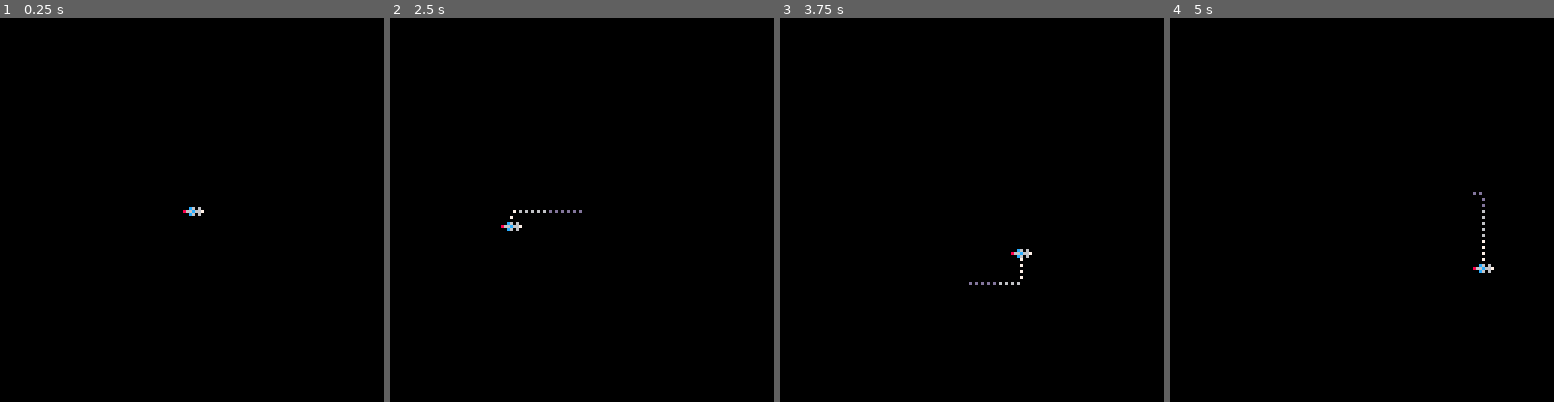
Above: before the commit, frames 1-4 (left to right).
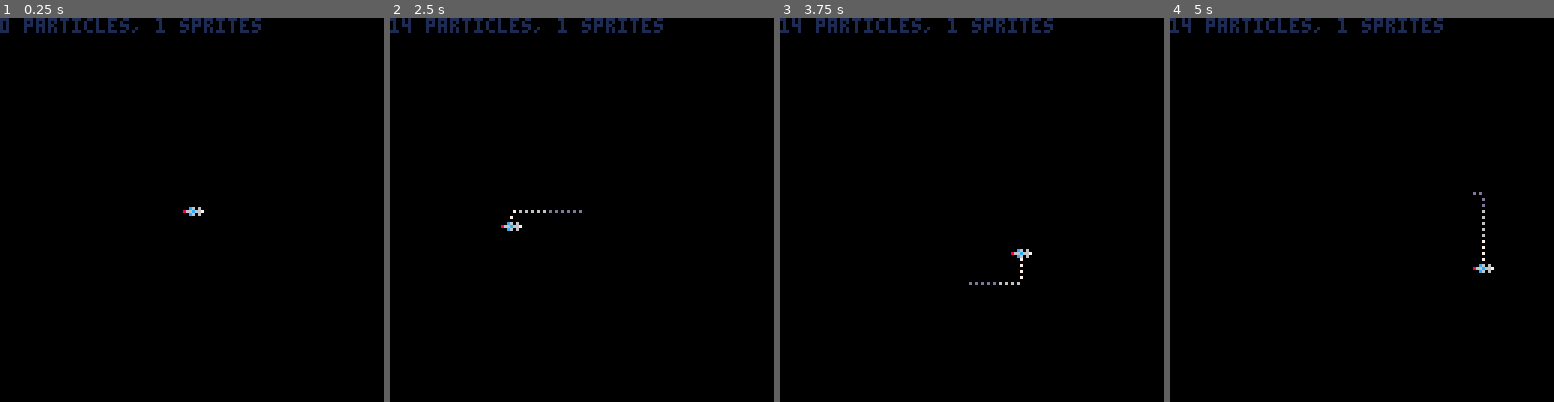
Above: after the commit, the same moments.

Repository: hlship/pico-8
Game: PICO-8 cartridge escape-clause.p8
Same seed, same stepped clock (60 frames per second), same inputs: the game is played once before the commit and once after it.
Inputs:
- Up to frame 1 (0.25 s): no input
- Up to frame 2 (2.5 s): hold Left 1.97-2.37 s; hold Down from 2.42 s (still down)
- Up to frame 3 (3.75 s): release Down at 2.82 s; hold Right 2.87-3.53 s; hold Up from 3.58 s (still down)
- Up to frame 4 (5 s): release Up at 4.08 s; hold Right 4.13-4.53 s; hold Down from 4.58 s (still down)

The runs differ from the first frame. In frame 1, 1.0% of the frame differs, in the area x 0-68%, y 0-4%; in frame 2, 1.1%, in the area x 0-72%, y 0-4%; in frame 3, 1.1%; in frame 4, 1.1%.

Commit message:
Use metatables

Diff:
--- a/escape-clause.p8
+++ b/escape-clause.p8
@@ -2,7 +2,49 @@
 version 18
 __lua__
 
+-- rather than worry about z-order, we just have different tables
+-- and set render order in code
+
 particles = {}
+sprites = {}
+
+particle = {}
+particle.__index=particle
+
+function particle:new(x, y)
+    return setmetatable({x=x, y=y, age=0}, self)
+end
+
+-- update methods return true if alive, false if dead
+
+function particle:update()
+    if (self.age > 30) return false
+
+    self.age +=1
+    return true
+end
+
+-- draw methods draw stuff, and return nothing
+
+function particle:draw()
+    local c = 7
+    if (self.age>10) c=6
+    if (self.age>20) c=13
+
+    pset(self.x, self.y, c)
+end
+
+function do_draw(e) e:draw() end
+
+function draw_all(coll)
+    foreach(coll, do_draw)
+end
+
+function update_all(coll)
+    for t in all(coll) do
+        if(t:update() == false) del(coll, t)
+    end
+end
 
 ship = {x = 64, y = 64, pgap = 0}
 
@@ -18,44 +60,33 @@
 
     if self.pgap > 1 then
         if moved then
-            add(particles, {x = self.x, y = self.y, age=0})
+            add(particles, particle:new(self.x, self.y))
         end
         self.pgap = 0
     end
+
+    return true
 end
 
 function ship:draw()
     spr(0, self.x - 4, self.y - 4)
 end
 
-function update_particles()
-    for p in all(particles) do
-        if p.age > 30 then del(particles, p)
-        else
-            p.age += 1
-        end
-    end
-end
-
-function draw_particles()
-    for p in all(particles) do
-        local c = 7
-        if (p.age>10) c = 6
-        if (p.age>20) c = 13
-
-        pset(p.x, p.y, c)
-    end
+function _init()
+    add(sprites, ship)
 end
 
 function _update60()
-    update_particles()
-    ship:update()
+    update_all(particles)
+    update_all(sprites)
 end
 
 function _draw()
     cls()
-    draw_particles()
-    ship:draw()
+    color(1)
+    print(#particles .. " particles, " .. #sprites .. " sprites", 0, 0)
+    draw_all(particles)
+    draw_all(sprites)
 end
 
 __gfx__
